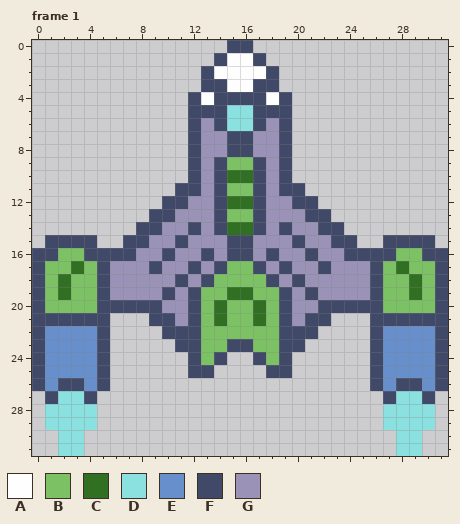
Two versions of one pixel-art file, art/ship001.aseprite. The picture above is the old version.
32x32 pixels, 1 frame. Shown: frame 1. The commit also changed other frames, which this record leaves out.
Palette (. is transparent): A #fefefe  B #7cc264  C #316f23  D #8be1e0  E #678fcb  F #404a68  G #9a93b7
Pixels before, frame 1, first column x 0:
 0 ...............FF...............
 1 ..............FAAF..............
 2 .............FAAAAF.............
 3 .............FFAAFF.............
 4 ............FAFFFFAF............
 5 ............FFFDDFFF............
 6 ............FGFDDFGF............
 7 ............FGGFFGGF............
 8 ............FGGFFGGF............
 9 ............FGFBBFGF............
10 ............FGFCCFGF............
11 ...........FFGFBBFGFF...........
12 ..........FFGGFCCFGGFF..........
13 .........FFGGGFBBFGGGFF.........
14 ........FFGGFGFCCFGFGGFF........
15 .FFFF..FFGGFGGGFFGGGFGGFF..FFFF.
16 FFBBFFFFGGFGGFGFFGFGGFGGFFFFBBFF
17 FBBCBFGGGFGGFGFBBFGFGGFGGGFBCBBF
18 FBCBBFGGGGGFGFBBBBFGFGGGGGFBBCBF
19 FBCBBFGGGGFGFBBCCBBFGFGGGGFBBCBF
20 FBBBBFFFFFGGFBCBBCBFGGFFFFFBBBBF
21 FFFFFF...FFGFBCBBCBFGFF...FFFFFF
22 FEEEEF....FFFBBBBBBFFF....FEEEEF
23 FEEEEF.....FFBBFFBBFF.....FEEEEF
24 FEEEEF......FBF..FBF......FEEEEF
25 FEEEEF......FF....FF......FEEEEF
26 FEFFEF....................FEFFEF
27 .FDDF......................FDDF.
28 .DDDD......................DDDD.
29 .DDDD......................DDDD.
30 ..DD........................DD..
31 ..DD........................DD..
The same view after the edit:
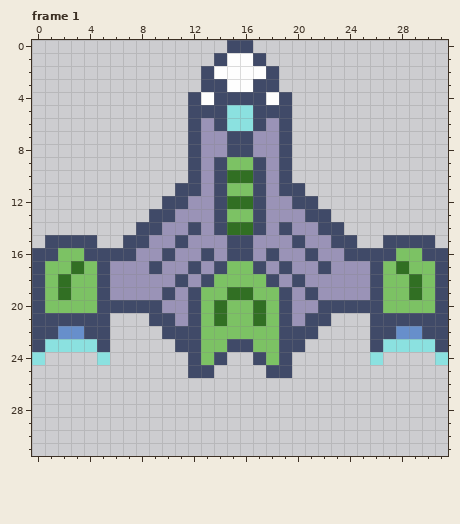
Edits made:
Frame 1:
Colour D replaces colour E in row 23 at x 1 to 4 and 27 to 30.
Colour D replaces colour F in row 24 at x 0, 5, 26 and 31.
Colour F replaces colour E in row 22 at x 1, 4, 27 and 30.
The author cleared colour D in row 27 at x 2 to 3 and 28 to 29; in rows 28 to 29 at x 1 to 4 and 27 to 30; in rows 30 to 31 at x 2 to 3 and 28 to 29.
The author cleared colour E in rows 24 to 25 at x 1 to 4 and 27 to 30; in row 26 at x 1, 4, 27 and 30.
The author cleared colour F in row 25 at x 0, 5, 26 and 31; in row 26 at x 0, 2 to 3, 5, 26, 28 to 29 and 31; in row 27 at x 1, 4, 27 and 30.
Boxes around the changes in both pictures, in picture pixels (x1, y1, x2, y2):
changed: (32, 326, 110, 456)
changed: (370, 326, 448, 456)
